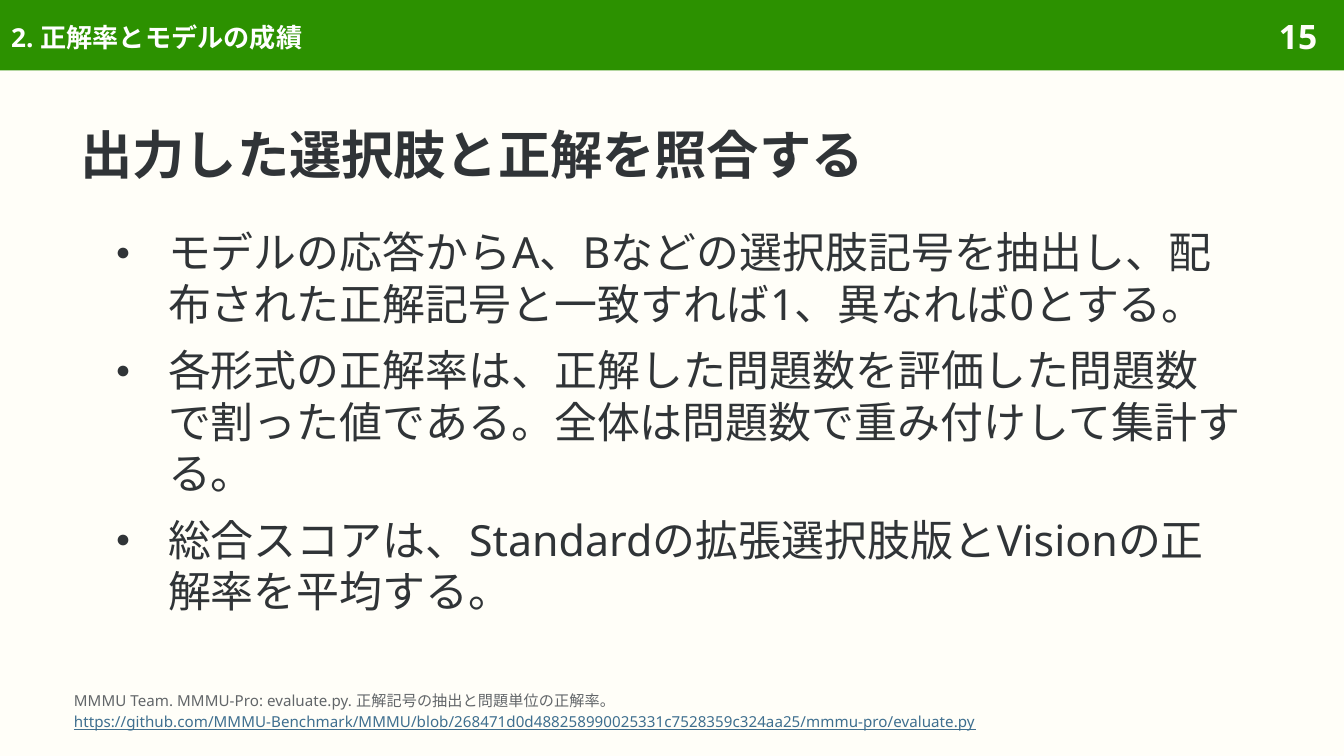
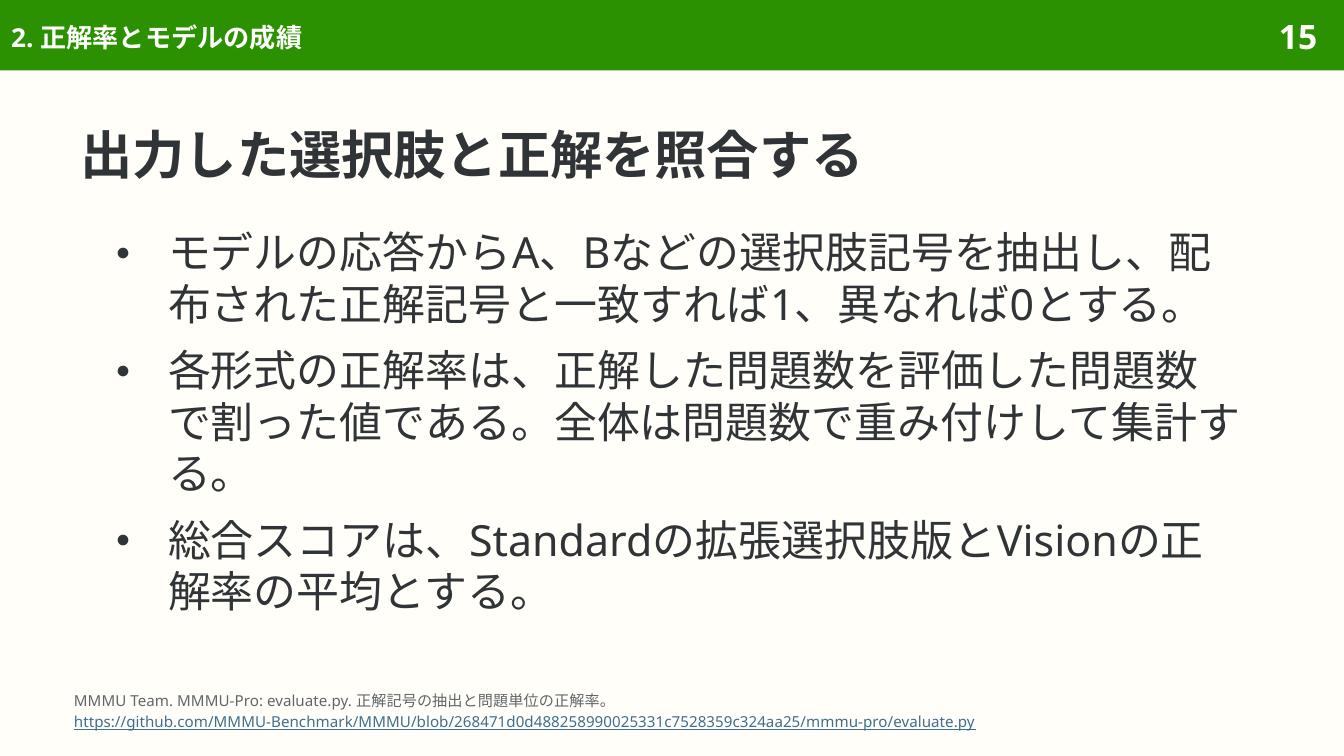
Before and after one commit to sasakiy84/datasets-in-10-minutes, a slide deck: slide 15 of slides/datasets-in-10-minutes-mmmu-pro.pptx. Drawn at 1344x756 pixels with LibreOffice and Linux fonts; fonts in the diff are those of the drawing. Boxes give left, top, right and bottom in pixels: in the first picture for what was removed or moved away, otherwise in the second. Text is boxed around its words. In the diff, an @@ line names an element or a change of style, - is before the commit and + after.

```diff
--- a/slides/datasets-in-10-minutes-mmmu-pro.pptx
+++ b/slides/datasets-in-10-minutes-mmmu-pro.pptx
@@ text at bbox=[168, 520, 1204, 611]: text changed @@
-● 総合スコアは、Standardの拡張選択肢版とVisionの正解率を平均する。
+● 総合スコアは、Standardの拡張選択肢版とVisionの正解率の平均とする。
```
Also in this commit, not shown: 15 other slides changed, 7 other files.
